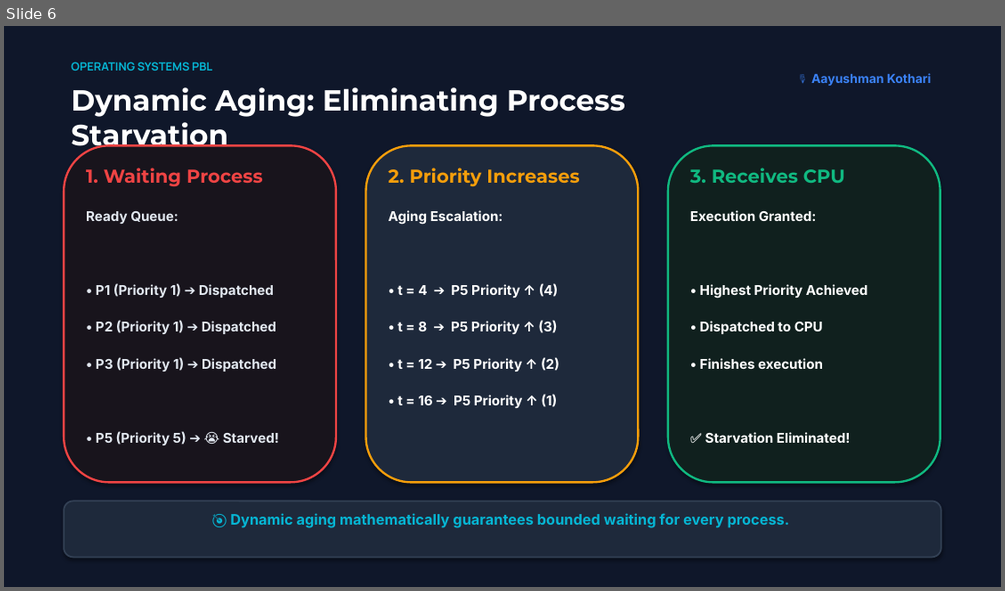
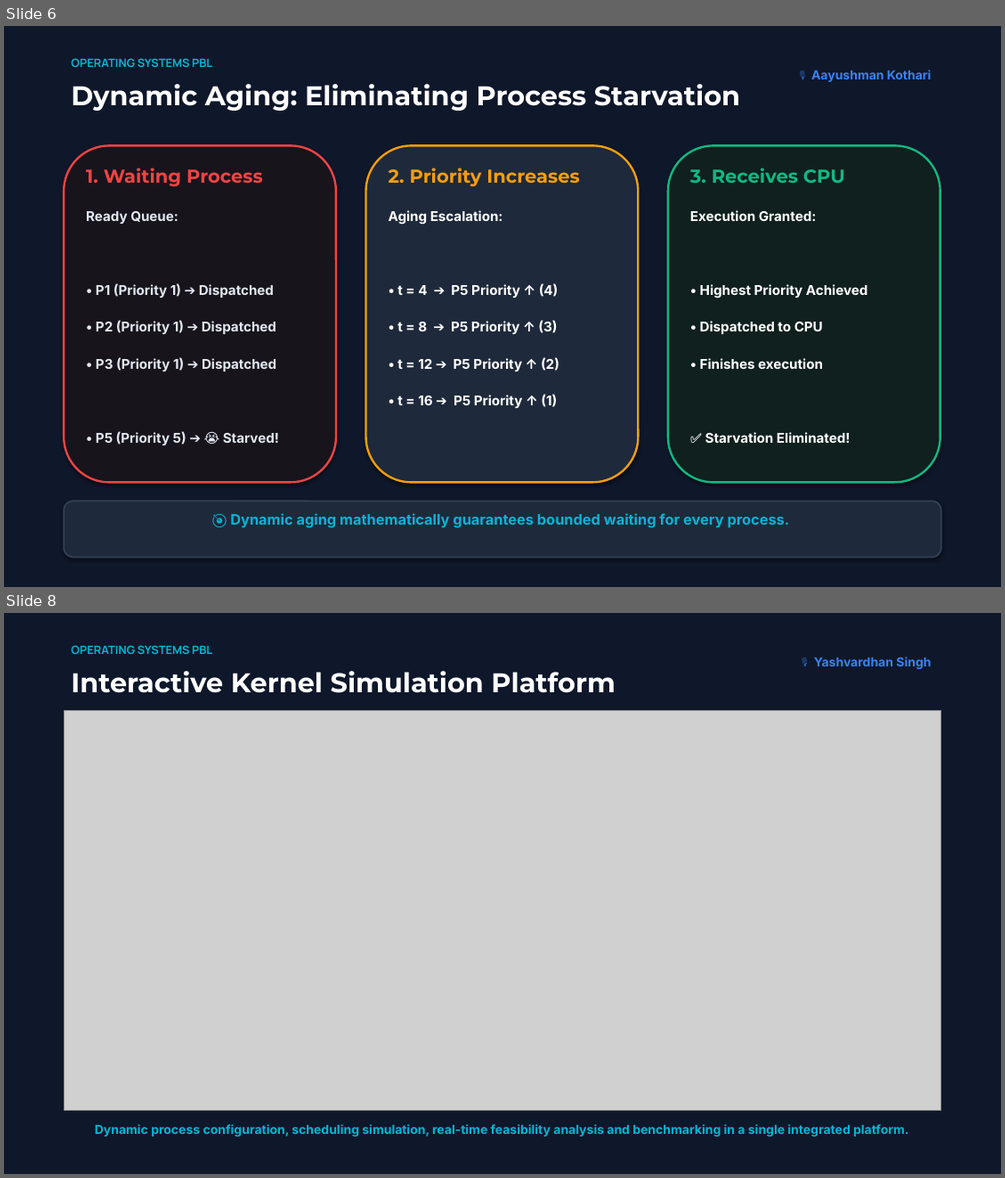
Before and after one commit to SPARSHsrihero1/OS-PBL-CPU-Scheduler, a slide deck: OS_PBL_Presentation_Deck.pptx. Shown one above the other, each under a label of ours: slide 6 before the commit, slides 6 and 8 after it; the slides between them are not shown. The pictures are 1005x591 and 1005x1178 pixels, drawn with LibreOffice and Linux fonts; fonts in the diff are those of the drawing; grey boxes stand for pictures. Boxes give left, top, right and bottom in pixels: in the first picture for what was removed or moved away, otherwise in the second. Text is boxed around its words. In the diff, an @@ line names an element or a change of style, - is before the commit and + after.

Commit message:
Make software screenshots the hero: embed real Streamlit UI, actual RM/EDF results, and real benchmark plots into PPTX

```diff
--- a/OS_PBL_Presentation_Deck.pptx
+++ b/OS_PBL_Presentation_Deck.pptx
@@ slide 8 added at <box>4,613,1001,1174</box>, background #FFFFFF @@
@@ rectangle added at <box>4,613,1001,1174</box>, fill #0F172A @@
@@ text added at <box>71,645,212,654</box>, 11 pt, text #06B6D4, bold @@
+OPERATING SYSTEMS PBL
@@ text added at <box>814,657,930,669</box>, 12 pt, text #3B82F6, bold @@
+🎙️ Yashvardhan Singh
@@ text added at <box>71,671,615,693</box>, 26 pt, text #FFFFFF, bold @@
+Interactive Kernel Simulation Platform
@@ picture added at <box>64,710,941,1111</box> @@
@@ text added at <box>95,1124,908,1136</box>, 12 pt, text #06B6D4, bold @@
+Dynamic process configuration, scheduling simulation, real-time feasibility analysis and benchmarking in a single integrated platform.
@@ slide 6 changed as well @@
@@ text "OPERATING SYSTEMS PBL": place and size @@
-text "OPERATING SYSTEMS PBL" at <box>71,62,212,70</box>
+text "OPERATING SYSTEMS PBL" at <box>71,58,212,67</box>
@@ text "Dynamic Aging: Eliminating Process Starvation" at <box>71,84,740,111</box>: size 28 to 26 pt @@
@@ text "🎙️ Aayushman Kothari": place and size @@
-text "🎙️ Aayushman Kothari" at <box>811,73,931,86</box>
+text "🎙️ Aayushman Kothari" at <box>811,70,931,82</box>
```
Also in this commit, not shown: 6 other slides changed, 2 other slides added, 3 slides removed, 2 other files.
